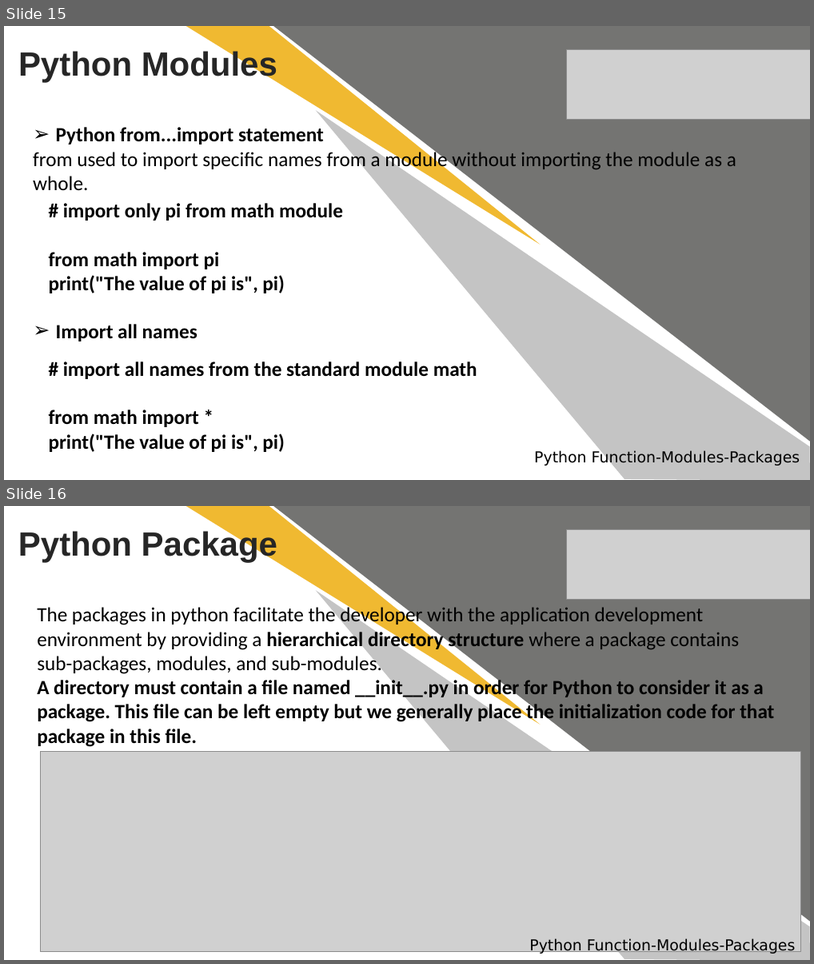
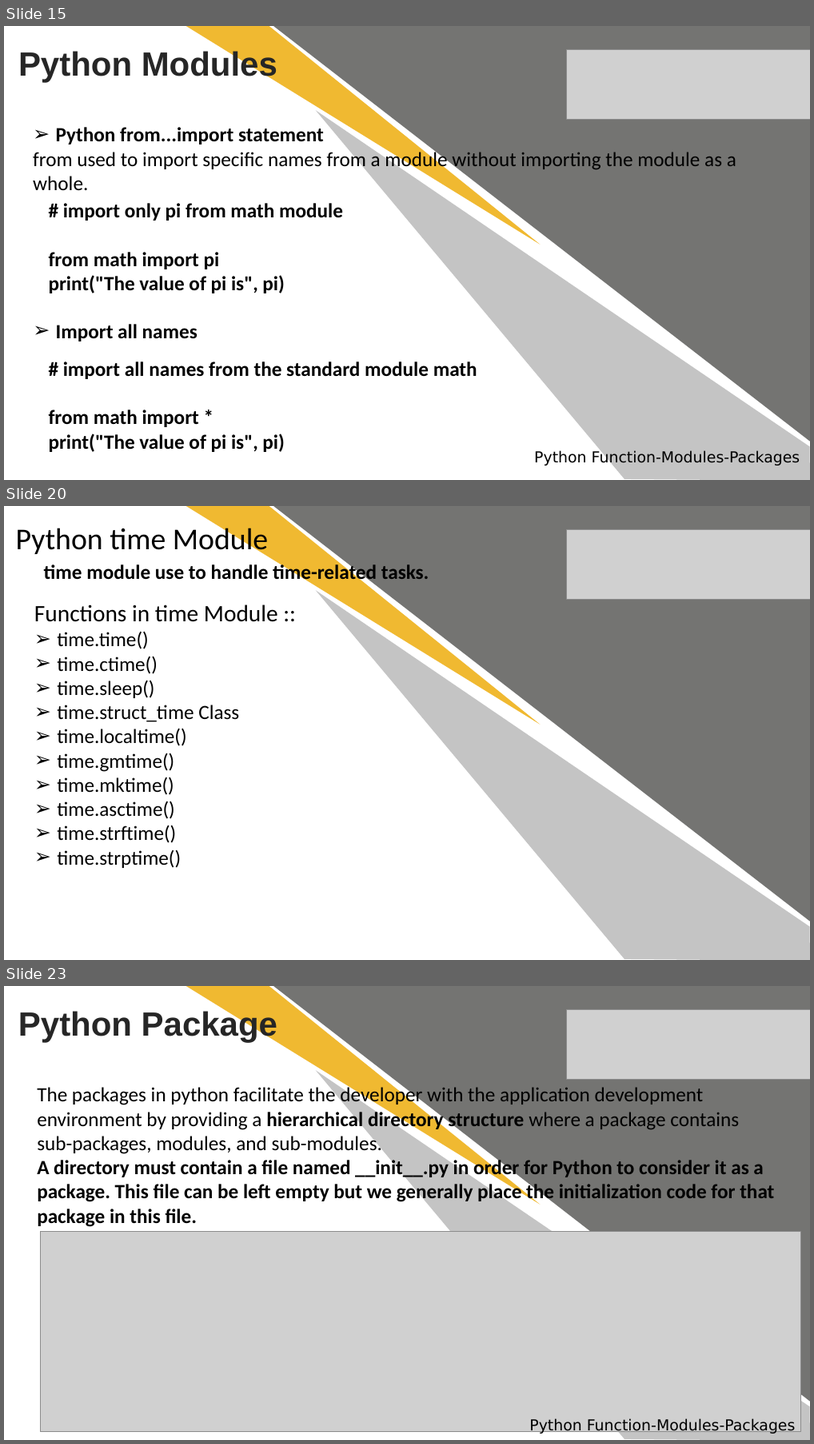
Before and after one commit to anirudhagaikwad/Python_Programming, a slide deck: #5_Python_Functions_Modules_Package.pptx. Shown one above the other, each under a label of ours: slides 15 and 16 before the commit, slides 15, 20 and 23 after it; the slides between them are not shown. The pictures are 814x964 and 814x1444 pixels, drawn with LibreOffice and Linux fonts; fonts in the diff are those of the drawing; grey boxes stand for pictures. Boxes give left, top, right and bottom in pixels: in the first picture for what was removed or moved away, otherwise in the second. Text is boxed around its words. In the diff, an @@ line names an element or a change of style, - is before the commit and + after.

```diff
--- a/#5_Python_Functions_Modules_Package.pptx
+++ b/#5_Python_Functions_Modules_Package.pptx
@@ slide 20 added at bbox=[4, 506, 810, 960], background #FFFFFF @@
@@ text added at bbox=[16, 524, 268, 556], 36 pt, text #000000 @@
+Python time Module
@@ freeform shape added at bbox=[186, 506, 550, 751], fill #F0B931 @@
@@ right triangle added at bbox=[274, 506, 810, 921], fill #747472 @@
@@ freeform shape added at bbox=[304, 506, 810, 960], fill #C4C4C4 @@
@@ picture added at bbox=[567, 530, 810, 599] @@
@@ text added at bbox=[44, 563, 430, 584], 24 pt, text #000000, bold @@
+time module use to handle time-related tasks.
@@ text added at bbox=[34, 604, 278, 868], 24 pt, text #000000 @@
+Functions in time Module ::
+➢ time.time()
+➢ time.ctime()
+➢ time.sleep()
+➢ time.struct_time Class
+➢ time.localtime()
+➢ time.gmtime()
+➢ time.mktime()
+➢ time.asctime()
+➢ time.strftime()
+➢ time.strptime()
@@ what was slide 16 is now slide 23 @@
```
Also in this commit, not shown: 2 slides changed, 6 other slides added, 59 other files.
